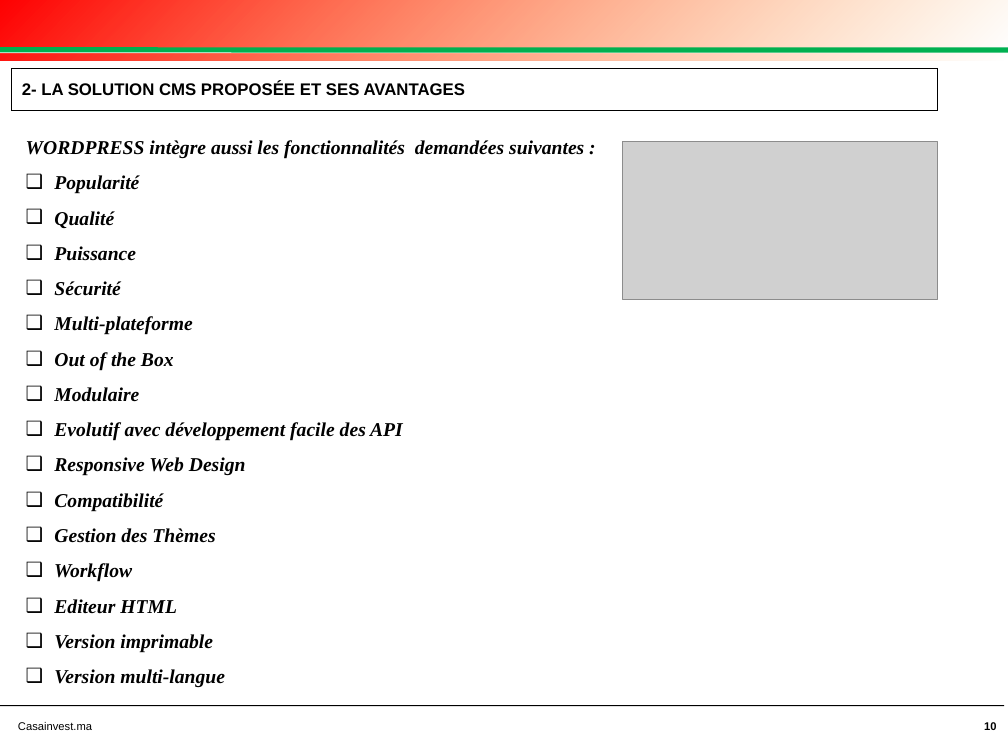
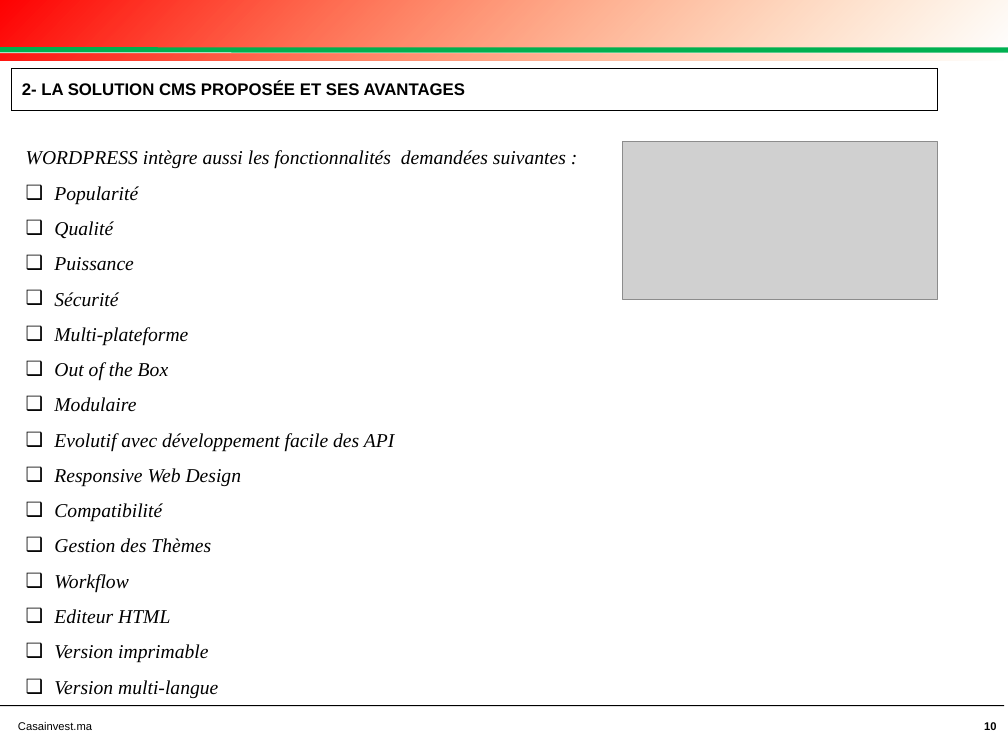
Before and after one commit to achafak/casainvest, a slide deck: slide 10 of DOSSIER TECHNIQUE AO CRI.pptx. Drawn at 1008x756 pixels with LibreOffice and Linux fonts; fonts in the diff are those of the drawing; grey boxes stand for pictures; background and template pictures are left out. Boxes give left, top, right and bottom in pixels: in the first picture for what was removed or moved away, otherwise in the second. Text is boxed around its words. In the diff, an @@ line names an element or a change of style, - is before the commit and + after.

```diff
--- a/DOSSIER TECHNIQUE AO CRI.pptx
+++ b/DOSSIER TECHNIQUE AO CRI.pptx
@@ text "WORDPRESS intègre aussi les fonctionnalités ...": place and size @@
-text "WORDPRESS intègre aussi les fonctionnalités ..." at (26,140,584,687)
+text "WORDPRESS intègre aussi les fonctionnalités ..." at (26,150,566,698)
@@ text "WORDPRESS intègre aussi les fonctionnalités ..." at (26,150,566,698): bold off @@
```
Also in this commit, not shown: 13 other slides changed, 5 slides added, 20 slides removed, 28 other files.
